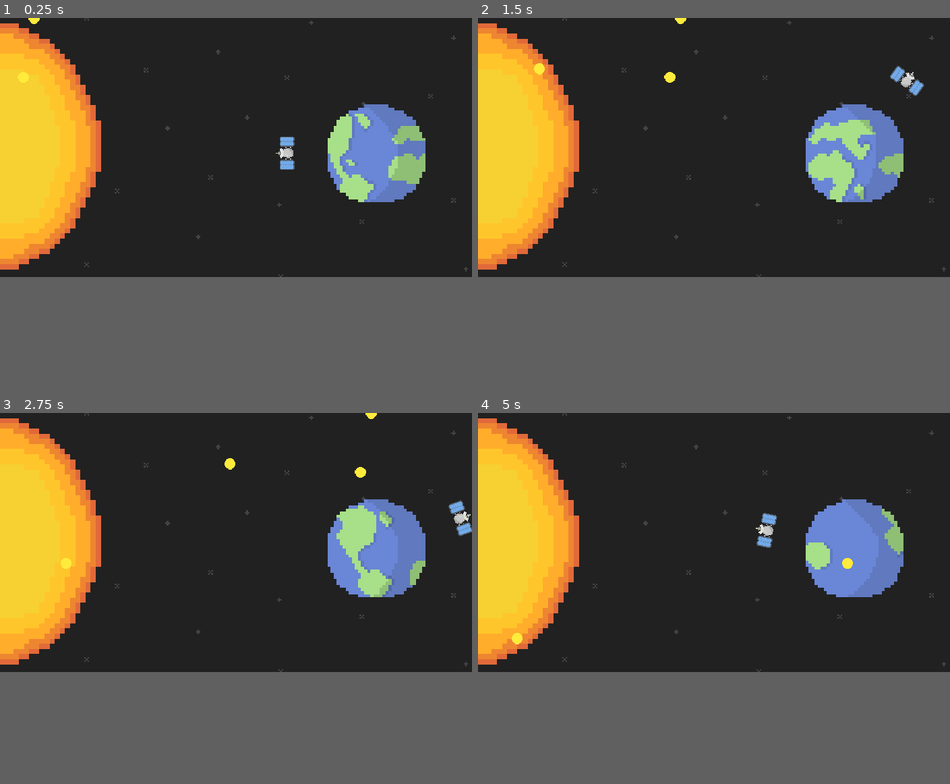
Above: before the commit, frames 1-4 (two rows, left to right).
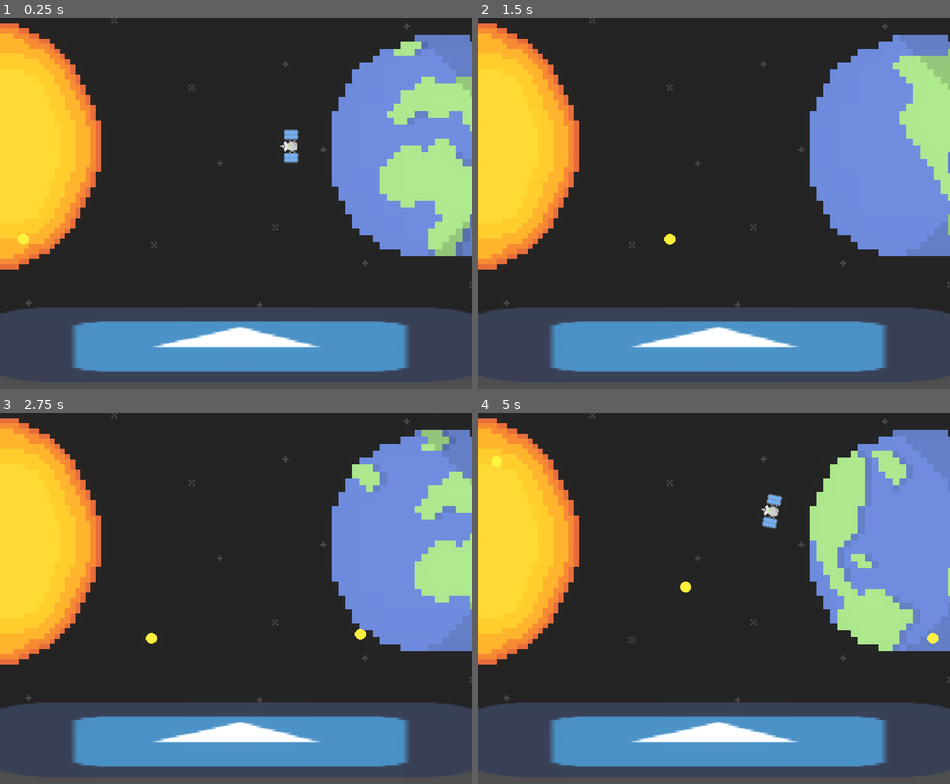
Above: after the commit, the same moments.

Repository: Liamx220/MiniJam76
Game: Godot game, scene res://Main.tscn
The game is run twice, just before and just after one commit, with the same random seed, the same clock (stepped at 60 frames per second) and the same inputs. The engine's default icon, where the game draws it, is replaced by a stand-in: a white triangle on a blue panel in a dark square.
Inputs:
- Up to frame 1 (0.25 s): no input
- Up to frame 2 (1.5 s): hold D (right) 0.53-1.28 s; hold A (left) from 1.28 s (still down)
- Up to frame 3 (2.75 s): release A (left) at 2.03 s; hold D (right) from 2.03 s (still down)
- Up to frame 4 (5 s): release D (right) at 3.53 s; hold A (left) from 3.53 s (still down)
In our replay, the window is 700x384 before the commit and 700x550 after it. These sizes can differ from the game's own. Grey fills any space a smaller window leaves; there, only what the larger window draws over its background counts as a difference.

The runs differ from the first frame. In frame 1, 36% of the frame differs, in the area x 0-100%, y 0-100%; in frame 2, 36%; in frame 3, 36%; in frame 4, 37%.

Commit message:
update

Diff:
--- a/MiniJam76/MiniJam76/Main.tscn
+++ b/MiniJam76/MiniJam76/Main.tscn
@@ -1,12 +1,12 @@
-[gd_scene load_steps=12 format=2]
+[gd_scene load_steps=13 format=2]
 
 [ext_resource path="res://earth.tscn" type="PackedScene" id=1]
 [ext_resource path="res://Sprites/satellite_blink.png" type="Texture" id=2]
 [ext_resource path="res://Sprites/background.png" type="Texture" id=3]
-[ext_resource path="res://Sprites/sun.png" type="Texture" id=4]
+[ext_resource path="res://sun.tscn" type="PackedScene" id=4]
 [ext_resource path="res://player.gd" type="Script" id=5]
 [ext_resource path="res://spawner.tscn" type="PackedScene" id=6]
-[ext_resource path="res://enemy.tscn" type="PackedScene" id=7]
+[ext_resource path="res://icon.png" type="Texture" id=7]
 
 [sub_resource type="RectangleShape2D" id=13]
 extents = Vector2( 8.29504, 17.9775 )
@@ -27,42 +27,59 @@
 "speed": 1.0
 } ]
 
+[sub_resource type="RectangleShape2D" id=17]
+extents = Vector2( 10.161, 22.4356 )
+
 [node name="Node2D" type="Node2D"]
 
 [node name="background" type="Sprite" parent="."]
-position = Vector2( 354.085, 194.165 )
-scale = Vector2( 2.26844, 2.26844 )
+position = Vector2( 463.215, 255.55 )
+scale = Vector2( 2.9505, 2.9505 )
 texture = ExtResource( 3 )
 
 [node name="earth" parent="." instance=ExtResource( 1 )]
-position = Vector2( 558.126, 200.576 )
-
-[node name="enemy" parent="earth" instance=ExtResource( 7 )]
-position = Vector2( -558.126, -200.576 )
+position = Vector2( 655.597, 188.922 )
 
 [node name="spawner" parent="." instance=ExtResource( 6 )]
 
-[node name="satellite" type="KinematicBody2D" parent="."]
-position = Vector2( 558.163, 200.424 )
+[node name="satellite" type="KinematicBody2D" parent="." groups=[
+"player",
+]]
+position = Vector2( 656.029, 188.651 )
 scale = Vector2( 1.38587, 1.38587 )
+z_as_relative = false
 script = ExtResource( 5 )
-__meta__ = {
-"_edit_group_": true
-}
 
 [node name="CollisionShape2D" type="CollisionShape2D" parent="satellite"]
-position = Vector2( -95.4543, -0.681061 )
+position = Vector2( -161.592, 0.532471 )
 shape = SubResource( 13 )
 
 [node name="Sprite" type="AnimatedSprite" parent="satellite"]
-position = Vector2( -97.4489, 0 )
+position = Vector2( -163.586, 1.21353 )
 rotation = -1.5708
 scale = Vector2( 1.238, 1.238 )
 frames = SubResource( 16 )
 frame = 1
 playing = true
 
-[node name="sun" type="Sprite" parent="."]
-position = Vector2( 119.124, 190.18 )
-scale = Vector2( 7.598, 7.598 )
-texture = ExtResource( 4 )
+[node name="Area2D" type="Area2D" parent="satellite"]
+
+[node name="CollisionShape2D" type="CollisionShape2D" parent="satellite/Area2D"]
+position = Vector2( -161.437, 0.429047 )
+shape = SubResource( 17 )
+
+[node name="Node2D" parent="." instance=ExtResource( 4 )]
+
+[node name="Control" type="Control" parent="."]
+margin_top = 422.0
+margin_right = 701.0
+margin_bottom = 547.0
+__meta__ = {
+"_edit_use_anchors_": false
+}
+
+[node name="Sprite" type="Sprite" parent="Control"]
+position = Vector2( 350.816, 62.4334 )
+scale = Vector2( 10.9596, 1.72467 )
+texture = ExtResource( 7 )
+[connection signal="area_entered" from="satellite/Area2D" to="satellite" method="_on_Area2D_area_entered"]
--- a/MiniJam76/MiniJam76/earth.tscn
+++ b/MiniJam76/MiniJam76/earth.tscn
@@ -3,7 +3,7 @@
 [ext_resource path="res://Sprites/earth.png" type="Texture" id=1]
 
 [sub_resource type="CircleShape2D" id=12]
-radius = 1506.1
+radius = 86.5575
 
 [sub_resource type="AtlasTexture" id=1]
 atlas = ExtResource( 1 )
@@ -62,8 +62,9 @@
 shape = SubResource( 12 )
 
 [node name="AnimatedSprite" type="AnimatedSprite" parent="."]
-scale = Vector2( 4.52893, 4.52893 )
+scale = Vector2( 10.2412, 10.2412 )
 frames = SubResource( 10 )
+frame = 3
 playing = true
 
 [node name="CollisionShape2D" type="CollisionShape2D" parent="."]
--- a/MiniJam76/MiniJam76/enemy.gd
+++ b/MiniJam76/MiniJam76/enemy.gd
@@ -19,6 +19,6 @@
 
 
 func _on_Area2D_area_entered(area):
-	print("help")
 
-		#print("help")
+
+	queue_free()
--- a/MiniJam76/MiniJam76/enemy.tscn
+++ b/MiniJam76/MiniJam76/enemy.tscn
@@ -11,7 +11,9 @@
 [node name="enemy" type="KinematicBody2D"]
 script = ExtResource( 2 )
 
-[node name="Area2D" type="Area2D" parent="."]
+[node name="Area2D" type="Area2D" parent="." groups=[
+"enemy",
+]]
 
 [node name="CollisionShape2D" type="CollisionShape2D" parent="Area2D" groups=[
 "enemy",
--- a/MiniJam76/MiniJam76/project.godot
+++ b/MiniJam76/MiniJam76/project.godot
@@ -22,7 +22,7 @@
 [display]
 
 window/size/width=700
-window/size/height=384
+window/size/height=550
 
 [input]
 
--- a/MiniJam76/MiniJam76/spawner.gd
+++ b/MiniJam76/MiniJam76/spawner.gd
@@ -14,8 +14,8 @@
   var enemy_in = enemy.instance()
   var pos = Vector2()
   pos.x = 0-16
-  pos.y = rand_range(0+16, get_viewport().get_visible_rect().size.x-16)
+  pos.y = rand_range(364.062, 18.994)
   enemy_in.set_position(pos)
   get_node("container").add_child(enemy_in)
-  yield(get_tree().create_timer(rand_range(0.5, 1.25)), "timeout")
+  yield(get_tree().create_timer(rand_range(1.0, 1.87)), "timeout")
  pass
--- a/MiniJam76/MiniJam76/sun.tscn
+++ b/MiniJam76/MiniJam76/sun.tscn
@@ -1,15 +1,22 @@
 [gd_scene load_steps=3 format=2]
 
-[ext_resource path="res://sun_placeHolder.png" type="Texture" id=1]
+[ext_resource path="res://Sprites/sun.png" type="Texture" id=1]
 
-[sub_resource type="CircleShape2D" id=1]
-radius = 101.979
+[sub_resource type="Environment" id=17]
+background_mode = 4
+glow_enabled = true
+glow_intensity = 0.44
+glow_strength = 0.77
+glow_bloom = 0.36
+glow_blend_mode = 0
+glow_bicubic_upscale = true
 
-[node name="KinematicBody2D" type="KinematicBody2D"]
+[node name="Node2D" type="Node2D"]
 
-[node name="Sprite" type="Sprite" parent="."]
+[node name="sun" type="Sprite" parent="."]
+position = Vector2( 119.124, 190.18 )
+scale = Vector2( 7.598, 7.598 )
 texture = ExtResource( 1 )
 
-[node name="CollisionShape2D" type="CollisionShape2D" parent="."]
-position = Vector2( 5.73444, 6.32341 )
-shape = SubResource( 1 )
+[node name="WorldEnvironment" type="WorldEnvironment" parent="sun"]
+environment = SubResource( 17 )
